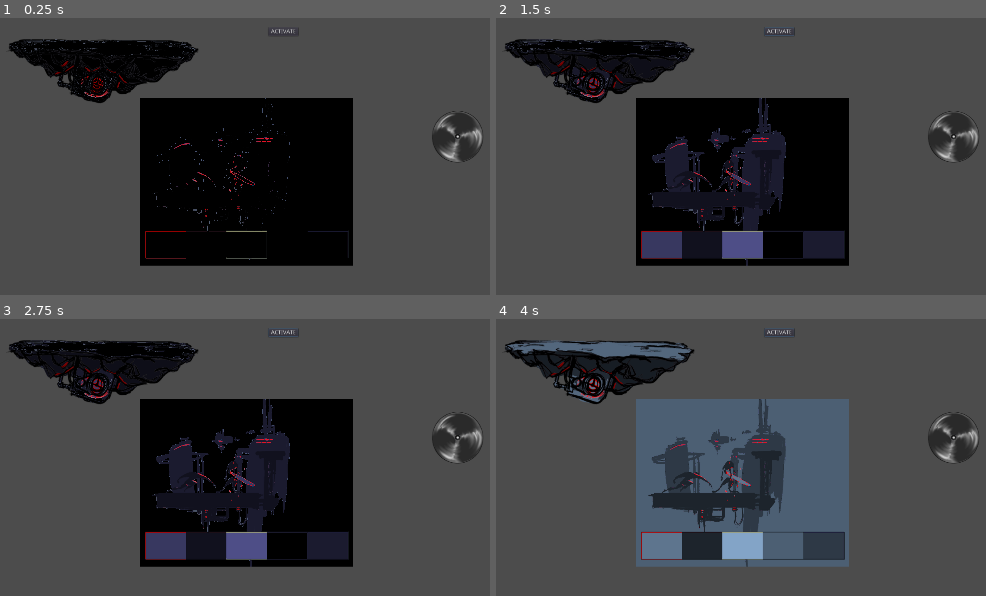
Above: before the commit, frames 1-4 (two rows, left to right).
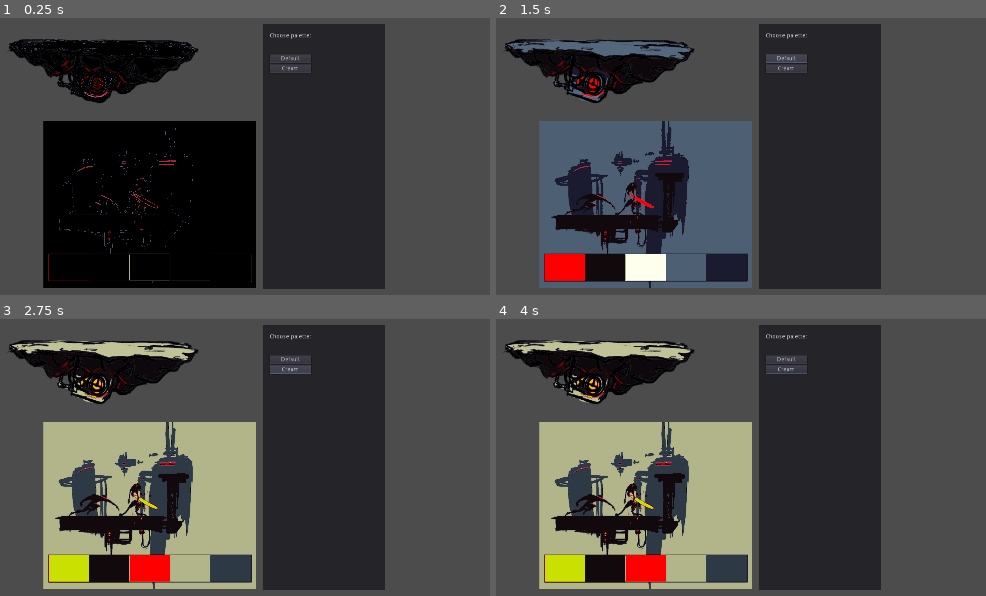
Above: after the commit, the same moments.

Repository: agcodes-git/Godot_Game_V1
Game: Godot game, scene res://scenes/PaletteTestScene.tscn
The game is run twice, just before and just after one commit, with the same random seed, the same clock (stepped at 60 frames per second) and the same inputs. This scene is started directly instead of the project's main scene.
Inputs (mouse positions are in pixels of both pictures, inside the frame that each line leads up to):
- Up to frame 1 (0.25 s): no input
- Up to frame 2 (1.5 s): click (780, 31) at 0.5 s, where only the run before the commit has a clickable "ACTIVATE"; click (785, 59) at 1.25 s, where only the run after the commit has a clickable "Default"
- Up to frame 3 (2.75 s): click (289, 368) at 2 s, where only the run after the commit has a clickable "Cream"
- Up to frame 4 (4 s): tap Enter (ui_accept) at 2.75, 3.02, 3.5, 3.77 s; move the mouse to (878, 438) at 2.77 s; hold Right (ui_right) from 2.78 s (still down); click (878, 438) at 2.92 s; move the mouse to (540, 482) at 3.52 s; click (540, 482) at 3.67 s

The runs differ from the first frame. In frame 1, 41% of the frame differs, in the area x 8-99%, y 2-98%; in frame 2, 50%; in frame 3, 51%; in frame 4, 54%, in the area x 2-99%, y 2-98%.

Commit message:
shader setup complete

Diff:
--- a/godot/scenes/PaletteTestScene.gd
+++ b/godot/scenes/PaletteTestScene.gd
@@ -42,26 +42,34 @@
 func _ready():
 	# Test: change background color
 	$ColorButtons/TestButton.connect("pressed", self, "test_pressed")
+	$ColorButtons/VBoxContainer/Default.connect("pressed", self, "default_pressed")
+	$ColorButtons/VBoxContainer/Cream.connect("pressed", self, "cream_pressed")
 	var mat = ShaderMaterial.new()
 	mat.set_shader(palette_shader)
 	for i in range(5):
 		print(i)
 		var key_name = "key_" + str(i)
 		mat.set_shader_param(key_name, color_keys[i])
-	#mat.set_shader_param("key_0", color_keys[0])
+	# THIS TOLERANCE IS IMPORTANT FOR ALIASING EFFECTS
 	mat.set_shader_param("u_tolerance", 0.1)
 	for sprite in $Sprites.get_children():
 		var dmat = mat.duplicate(true)
 		sprite.set_material(dmat)
 
 func test_pressed():
-	print(color_counter)
 	if color_counter < 4:
 		color_counter += 1
 	else:
 		color_counter = 0
 	for child in $Sprites.get_children():
 		for i in range(5):
-			child.material.set_shader_param("replacement_" + str(i + color_counter), cols_available["default"][color_counter])
-		print(child.material.get_shader_param("replacement_0"))
-	#$tester/spin_clean.material.set_shader_param("u_replacement_color", cols_available["default"][color_counter])
+			child.material.set_shader_param("replacement_0", cols_available["cream"][color_counter])
+
+func default_pressed():
+	for child in $Sprites.get_children():
+		for i in range(5):
+			child.material.set_shader_param("replacement_" + str(i), cols_available["default"][i])
+func cream_pressed():
+	for child in $Sprites.get_children():
+		for i in range(5):
+			child.material.set_shader_param("replacement_" + str(i), cols_available["cream"][i])
--- a/godot/scenes/PaletteTestScene.tscn
+++ b/godot/scenes/PaletteTestScene.tscn
@@ -1,10 +1,8 @@
-[gd_scene load_steps=6 format=2]
+[gd_scene load_steps=4 format=2]
 
 [ext_resource path="res://scenes/PaletteTestScene.gd" type="Script" id=1]
 [ext_resource path="res://assets/images/colour_tests/unnamed.png" type="Texture" id=2]
 [ext_resource path="res://assets/images/moving_platfom.png" type="Texture" id=3]
-[ext_resource path="res://shader/color_replace_material.tres" type="Material" id=4]
-[ext_resource path="res://scenes/boomerang/spin_clean.png" type="Texture" id=5]
 
 [node name="PaletteTestScene" type="Node2D" index="0"]
 
@@ -51,8 +49,26 @@
 size_flags_horizontal = 1
 size_flags_vertical = 1
 
-[node name="TestButton" type="Button" parent="ColorButtons" index="0"]
+[node name="Panel" type="Panel" parent="ColorButtons" index="0"]
 
+anchor_left = 0.0
+anchor_top = 0.0
+anchor_right = 0.0
+anchor_bottom = 0.0
+margin_left = 1086.0
+margin_top = 219.0
+margin_right = 1380.0
+margin_bottom = 857.0
+rect_pivot_offset = Vector2( 0, 0 )
+rect_clip_content = false
+mouse_filter = 0
+mouse_default_cursor_shape = 0
+size_flags_horizontal = 1
+size_flags_vertical = 1
+
+[node name="TestButton" type="Button" parent="ColorButtons" index="1"]
+
+visible = false
 anchor_left = 0.0
 anchor_top = 0.0
 anchor_right = 0.0
@@ -76,25 +92,103 @@
 flat = false
 align = 1
 
+[node name="VBoxContainer" type="VBoxContainer" parent="ColorButtons" index="2"]
+
+anchor_left = 0.0
+anchor_top = 0.0
+anchor_right = 0.0
+anchor_bottom = 0.0
+margin_left = 1103.0
+margin_top = 241.0
+margin_right = 1203.0
+margin_bottom = 313.0
+rect_pivot_offset = Vector2( 0, 0 )
+rect_clip_content = false
+mouse_filter = 1
+mouse_default_cursor_shape = 0
+size_flags_horizontal = 1
+size_flags_vertical = 1
+alignment = 0
+
+[node name="Label" type="Label" parent="ColorButtons/VBoxContainer" index="0"]
+
+anchor_left = 0.0
+anchor_top = 0.0
+anchor_right = 0.0
+anchor_bottom = 0.0
+margin_right = 100.0
+margin_bottom = 48.0
+rect_pivot_offset = Vector2( 0, 0 )
+rect_clip_content = false
+mouse_filter = 2
+mouse_default_cursor_shape = 0
+size_flags_horizontal = 1
+size_flags_vertical = 4
+text = "Choose palette:
+
+"
+percent_visible = 1.0
+lines_skipped = 0
+max_lines_visible = -1
+
+[node name="Default" type="Button" parent="ColorButtons/VBoxContainer" index="1"]
+
+anchor_left = 0.0
+anchor_top = 0.0
+anchor_right = 0.0
+anchor_bottom = 0.0
+margin_top = 52.0
+margin_right = 100.0
+margin_bottom = 72.0
+rect_pivot_offset = Vector2( 0, 0 )
+rect_clip_content = false
+focus_mode = 2
+mouse_filter = 0
+mouse_default_cursor_shape = 0
+size_flags_horizontal = 1
+size_flags_vertical = 1
+toggle_mode = false
+enabled_focus_mode = 2
+shortcut = null
+group = null
+text = "Default"
+flat = false
+align = 1
+
+[node name="Cream" type="Button" parent="ColorButtons/VBoxContainer" index="2"]
+
+anchor_left = 0.0
+anchor_top = 0.0
+anchor_right = 0.0
+anchor_bottom = 0.0
+margin_top = 76.0
+margin_right = 100.0
+margin_bottom = 96.0
+rect_pivot_offset = Vector2( 0, 0 )
+rect_clip_content = false
+focus_mode = 2
+mouse_filter = 0
+mouse_default_cursor_shape = 0
+size_flags_horizontal = 1
+size_flags_vertical = 1
+toggle_mode = false
+enabled_focus_mode = 2
+shortcut = null
+group = null
+text = "Cream"
+flat = false
+align = 1
+
 [node name="Sprites" type="Node2D" parent="." index="2"]
 
 [node name="TestImage" type="Sprite" parent="Sprites" index="0"]
 
-position = Vector2( 1047.48, 599 )
+position = Vector2( 814.594, 653.797 )
 texture = ExtResource( 2 )
 _sections_unfolded = [ "Material" ]
 
-[node name="moving_platfom" type="Sprite" parent="Sprites" index="1"]
+[node name="MovingPlatform" type="Sprite" parent="Sprites" index="1"]
 
 position = Vector2( 702.971, 332.253 )
 texture = ExtResource( 3 )
 _sections_unfolded = [ "Material" ]
-
-[node name="tester" type="Node2D" parent="." index="3"]
-
-[node name="spin_clean" type="Sprite" parent="tester" index="0"]
-
-material = ExtResource( 4 )
-position = Vector2( 1554.68, 490.215 )
-texture = ExtResource( 5 )
-_sections_unfolded = [ "Material" ]
